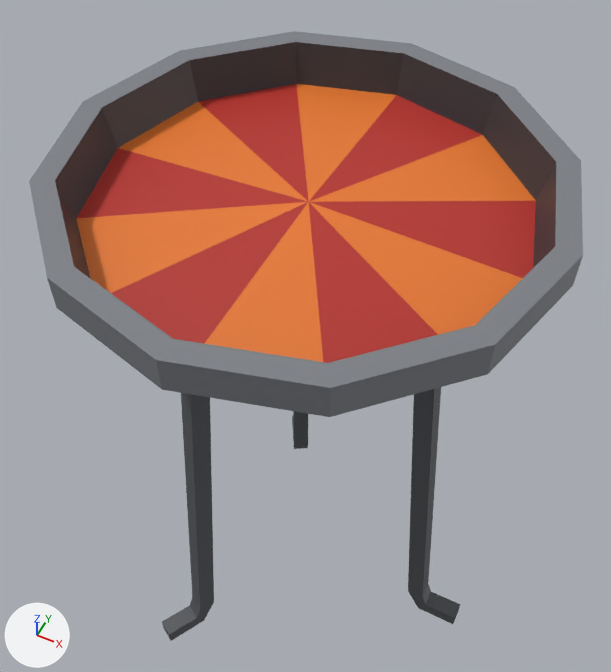
A saved change to the Blender file art/kit/props/prop.brazier/prop.brazier.blend.
Both versions are drawn from a camera (50 mm lens) standing at (0.419, -0.848, 1.806) and looking at (-0.049, 0.089, 0.635). The axes (+X, +Y, +Z) are drawn at lower left. The lights are the same throughout. The first picture is the older version.

Before the edit, the objects in view are built like this:
```python
me_prop_brazier = bpy.data.meshes.new('prop_brazier')
me_prop_brazier.from_pydata(...)  # 121 vertices, 112 faces; spans x -0.38..0.38, y -0.38..0.38, z 0.0..1.088
me_prop_brazier.materials.append(mat_palette)  # picture img_palette_png
ob_prop_brazier = bpy.data.objects.new('prop_brazier', me_prop_brazier)
ob_prop_brazier.location = (0.0, 0.0, 0.0)
```
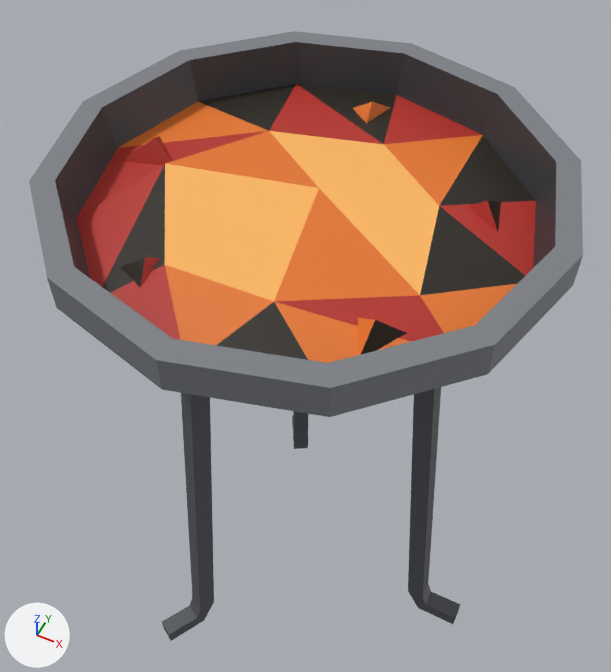
What changed in the scene script:
```text
Change me_prop_brazier:
    used by ob_prop_brazier; location = (0.0, 0.0, 0.0)
    remove me_prop_brazier.from_pydata(...)  # 121 vertices, 112 faces; spans x -0.38..0.38, y -0.38..0.38, z 0.0..1.088
    add me_prop_brazier.from_pydata(...)  # 148 vertices, 141 faces; spans x -0.38..0.38, y -0.38..0.38, z 0.0..1.088
    me_prop_brazier part 1
    1 vertex is removed from x 0.0, y 0.0, z 1.034
    12 faces are deleted
    28 vertices are added at x -0.309..0.271, y -0.26..0.294, z 1.017..1.057
    41 new faces join them
```

Changed parts and their boxes [x1, y1, x2, y2] in the pictures (611 x 672 px):
part 1 of me_prop_brazier, built on
    both: [76, 84, 536, 363]
